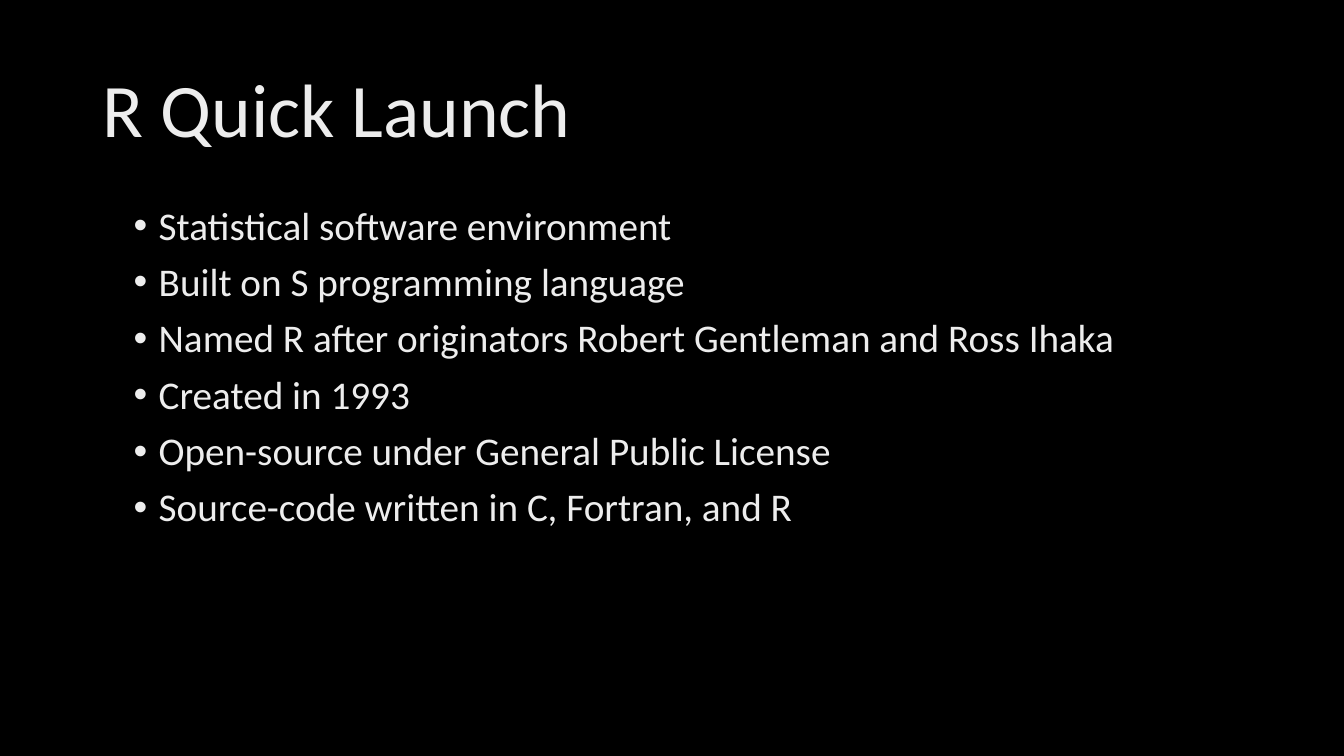
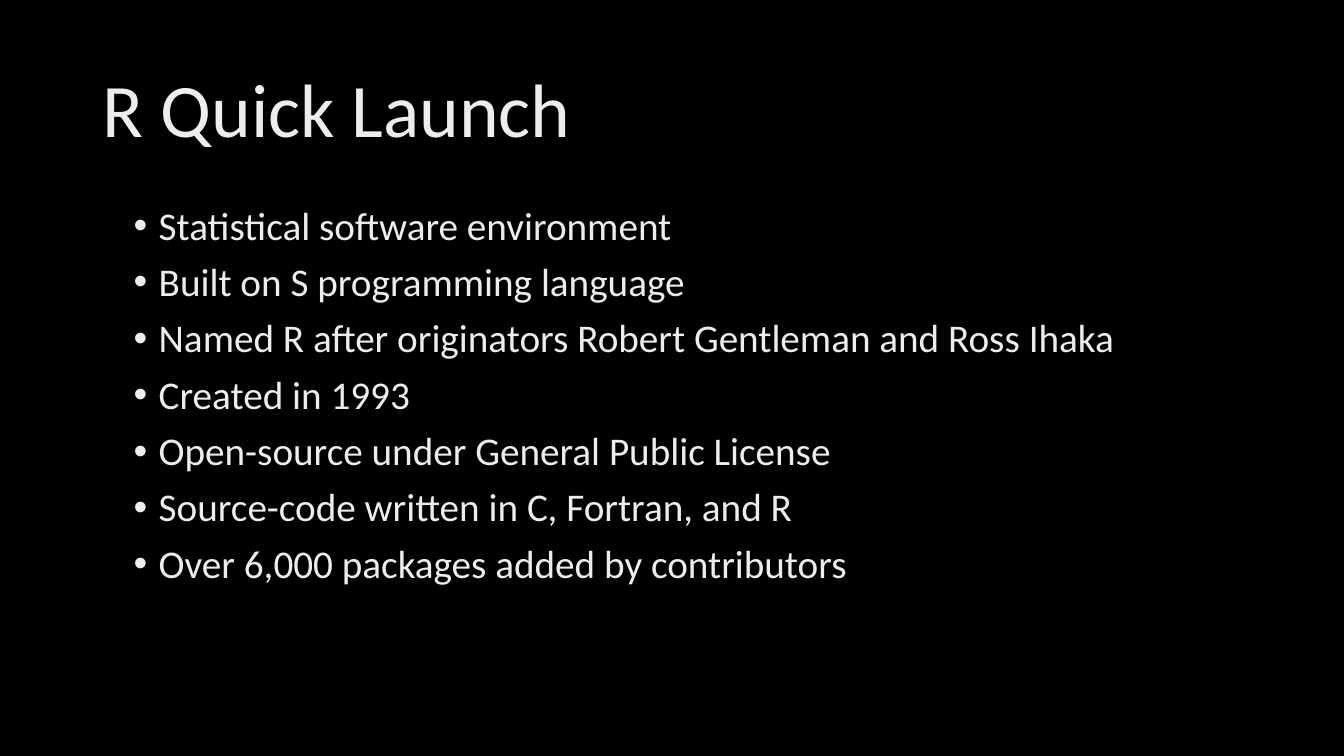
Before and after one commit to ftlml/07-27-2016, a slide deck: slide 3 of From Zero to Hero.pptx. Drawn at 1344x756 pixels with LibreOffice and Linux fonts; fonts in the diff are those of the drawing; background and template pictures are left out. Boxes give left, top, right and bottom in pixels: in the first picture for what was removed or moved away, otherwise in the second. Text is boxed around its words. In the diff, an @@ line names an element or a change of style, - is before the commit and + after.

```diff
--- a/From Zero to Hero.pptx
+++ b/From Zero to Hero.pptx
@@ text at [159, 550, 847, 585]: paragraph added @@
+• Over 6,000 packages added by contributors
```
Also in this commit, not shown: 2 other slides changed, 9 slides added, 1 other file.
